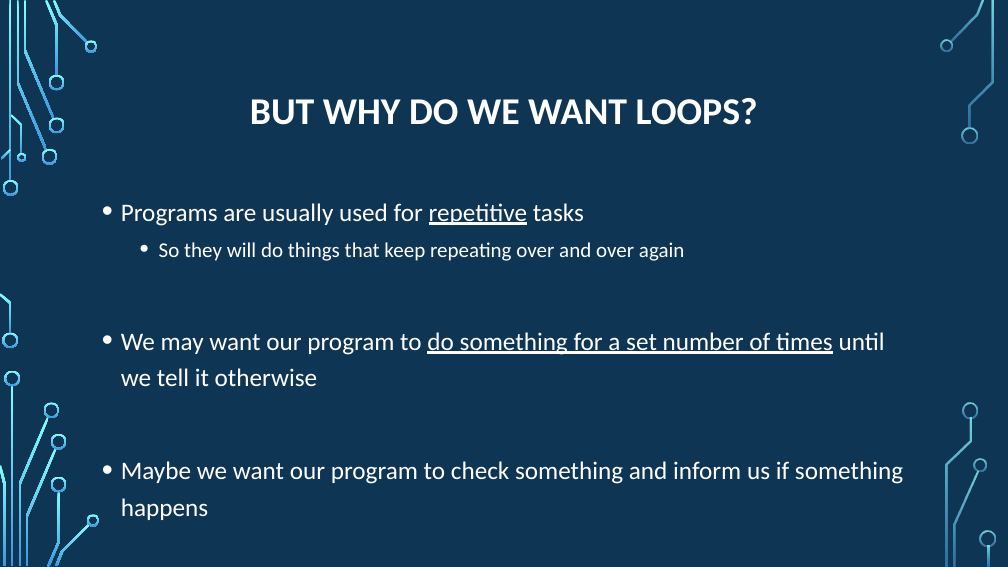
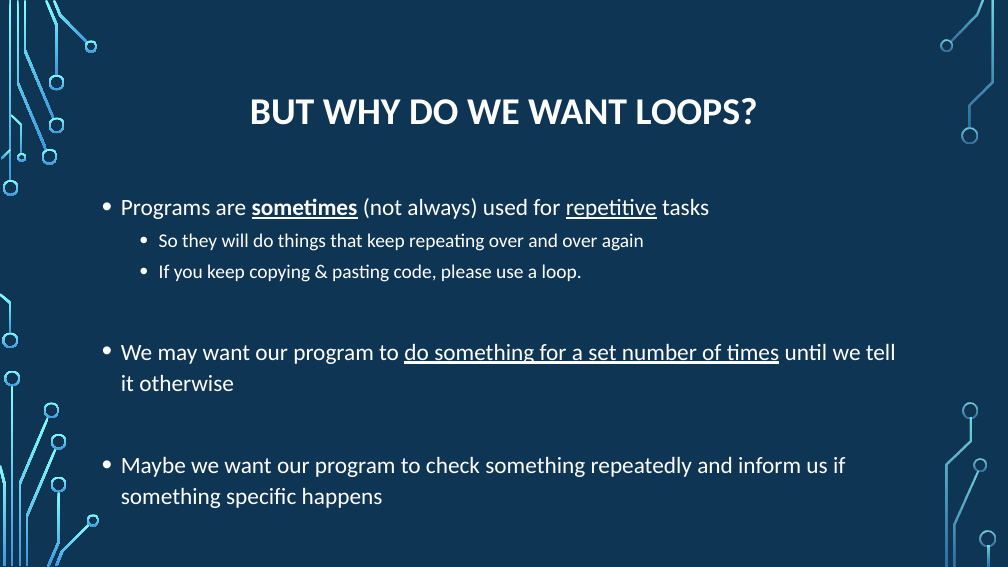
Before and after one commit to psypdt/ZIS_C-_Summer_Course_2019, a slide deck: slide 5 of Day_3/Day_3.pptx. Drawn at 1008x567 pixels with LibreOffice and Linux fonts; fonts in the diff are those of the drawing; background and template pictures are left out. Boxes give left, top, right and bottom in pixels: in the first picture for what was removed or moved away, otherwise in the second. Text is boxed around its words. In the diff, an @@ line names an element or a change of style, - is before the commit and + after.

```diff
--- a/Day_3/Day_3.pptx
+++ b/Day_3/Day_3.pptx
@@ text at (121,198,709,219): text changed; size 24 to 22.2 pt @@
-• Programs are usually used for repetitive tasks
+• Programs are sometimes (not always) used for repetitive tasks
@@ text at (121,233,896,391): size 20 to 18.5 pt in "So they will do things that keep ..."; size 24 to 22.2 pt in "We may want our program to do ..."; line spacing 1.2 to 1.1 @@
@@ text at (159,264,582,282): paragraph added @@
+  • If you keep copying & pasting code, please use a loop.
@@ text at (121,456,845,508): text changed; size 24 to 22.2 pt @@
-• Maybe we want our program to check something and inform us if something happens
+• Maybe we want our program to check something repeatedly and inform us if something specific happens
```
Also in this commit, not shown: 13 other slides changed, 1 other file.
